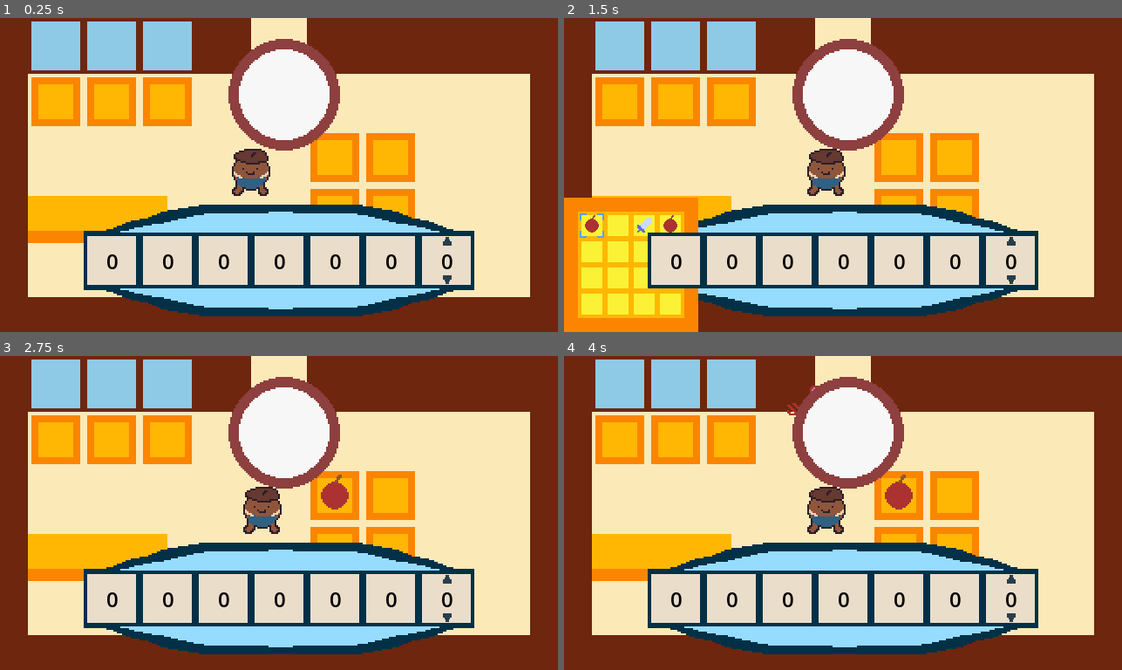
Above: before the commit, frames 1-4 (two rows, left to right).
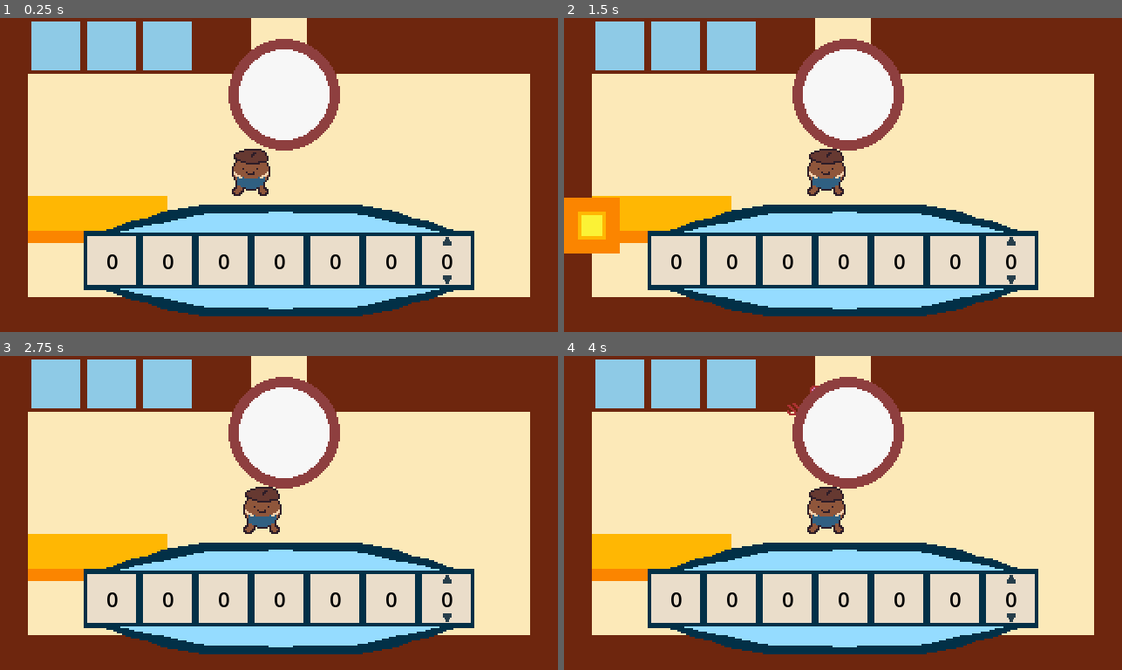
Above: after the commit, the same moments.

Repository: MatthewMa929/The-Devil-s-Shopkeeper
Game: Godot game, scene res://Game/main.tscn
Same seed, same stepped clock (60 frames per second), same inputs: the game is played once before the commit and once after it.
Inputs:
- Up to frame 1 (0.25 s): no input
- Up to frame 2 (1.5 s): tap Enter at 0.5 s; hold D (Right) 0.53-1.28 s; tap P (Change State) at 0.6 s; tap Space (Continue) at 1.25, 1.35 s; hold Shift (Back) from 1.28 s (still down)
- Up to frame 3 (2.75 s): tap Space (Continue) at 2 s; release Shift (Back) at 2.03 s; hold D (Right) from 2.03 s (still down); tap P (Change State) at 2.1 s
- Up to frame 4 (4 s): tap Space (Continue) at 2.75, 2.85, 3.5 s; release D (Right) at 2.78 s; hold W (Up) 2.78-3.53 s; hold A (Left) from 3.53 s (still down); tap P (Change State) at 3.6 s

The runs differ from the first frame. In frame 1, 7.8% of the frame differs, in the area x 5-75%, y 18-64%; in frame 2, 15%, in the area x 0-75%, y 18-100%; in frame 3, 7.8%; in frame 4, 7.8%.
Error after the commit: Parse Error: Identifier "customer_arr" not declared in the current scope. (res://Game/shop_inventory.gd:152)

Commit message:
More rarity system

Diff:
--- a/Game/global.gd
+++ b/Game/global.gd
@@ -12,6 +12,7 @@
 var stand_arr = []
 var stand_pos_arr = []
 var stand_floor_arr = []
+var sold_dict = {}
 
 func _process(delta):
 	if Input.is_action_just_pressed("Change State"):
--- a/Game/shop_inventory.gd
+++ b/Game/shop_inventory.gd
@@ -19,6 +19,7 @@
 signal display_item(item)
 
 var selected_stand = null
+var shopping_list = []
 var select_num = 0
 
 func inputs(delta):
@@ -132,6 +133,28 @@
 	print(new_item_lst, self)
 	return new_item_lst
 
+func create_shopping_list(customer_arr): #For random stand items, each customer takes a chance at buying it, wallet first, rarity 2nd
+	var stand_items = get_stand_items()
+	var highlighted = []
+	for a in range(0, 3):
+		highlighted.append(stand_arr[a].item)
+	for i in range(customer_arr.size()):
+		if rng.randi_range(0, 2): #Determines if the customer is a buyer
+			for j in range(stand_items.size()): #For each item in stand,
+				var prob = rng.randf_range(0, 1)
+				if prob < calc_item_buy_chance(stand_items[j], customer_arr[i], highlighted):
+					shopping_list.append(j)
+					print(stand_items[j])
+					continue
+
+func calc_item_buy_chance(item, customer, highlighted):
+	var start_chance = 0.7
+	var mult = customer_arr[i].npc_res.status*4
+	var wallet = rng.randi_range(1 + mult, 4 + mult)*150
+	if item.cost >= wallet*1.2:
+		return 0
+	return start_chance/item.rarity
+
 func _on_map_manager_set_up_done(pos_arr, floor_arr):
 	stand_pos_arr = pos_arr
 
@@ -139,10 +162,5 @@
 	Global.state = "INVENTORY"
 	selected_stand = collided
 
-func _on_npc_manager_request_items(customer):
-	customer.shopping_list = random_item_lst() #NEEDS CHANGING
-	var same_lst = cmp_item_arrs(customer.shopping_list, get_item_resouce_arr(get_stand_items()))[0]
-	if same_lst.size() > 0:
-		var rand_ind = rng.randi_range(0, same_lst.size()-1)
-		emit_signal("display_item", same_lst[rand_ind])
-		print(same_lst)
+func _on_npc_manager_request_items(customer_arr):
+	create_shopping_list(customer_arr)
--- a/Items/Apple.tres
+++ b/Items/Apple.tres
@@ -8,4 +8,5 @@
 name = "Apple"
 texture = ExtResource("2_iij0y")
 type = Array[String](["Food"])
+rarity = 1
 cost = 10
--- a/Items/ItemScript/Item.gd
+++ b/Items/ItemScript/Item.gd
@@ -5,4 +5,5 @@
 @export var name:String
 @export var texture:Texture
 @export var type:Array[String] = ["NULL"]
+@export_enum("NULL", "Common", "Rare", "Epic")  var rarity:int
 @export var cost:int = 10
--- a/Items/Sword.tres
+++ b/Items/Sword.tres
@@ -8,4 +8,5 @@
 name = "Sword"
 texture = ExtResource("2_x0qnq")
 type = Array[String](["Weapon"])
+rarity = 2
 cost = 20
--- a/NPCs/Customers/Devil.tres
+++ b/NPCs/Customers/Devil.tres
@@ -1,5 +1,6 @@
-[gd_resource type="Resource" script_class="Customer" load_steps=3 format=3 uid="uid://cf6du3r3gc8j4"]
+[gd_resource type="Resource" script_class="Customer" load_steps=4 format=3 uid="uid://cf6du3r3gc8j4"]
 
+[ext_resource type="Resource" uid="uid://bcipwcpke05fv" path="res://Items/Apple.tres" id="1_o8ued"]
 [ext_resource type="Script" path="res://NPCs/cust.gd" id="1_pyod5"]
 [ext_resource type="Texture2D" uid="uid://dbl5gk450dxs4" path="res://Sprites/Devil.png" id="2_02xw5"]
 
@@ -7,5 +8,5 @@
 script = ExtResource("1_pyod5")
 name = "Devil"
 texture = ExtResource("2_02xw5")
-wallet = 10
-shopping_list = []
+preferred_items = Array[Resource("res://Items/ItemScript/Item.gd")]([ExtResource("1_o8ued")])
+status = 0
--- a/NPCs/Customers/NullNPC.tres
+++ b/NPCs/Customers/NullNPC.tres
@@ -6,4 +6,3 @@
 script = ExtResource("1_spled")
 name = "NullNPC"
 wallet = 0
-shopping_list = []
--- a/NPCs/cust.gd
+++ b/NPCs/cust.gd
@@ -4,5 +4,5 @@
 
 @export var name:String
 @export var texture:Texture
-@export var wallet:int
-@export var shopping_list:Array
+@export var preferred_items:Array[Item]
+@export_enum("Villager", "Middle", "Noble") var status:int
--- a/NPCs/npc_manager.gd
+++ b/NPCs/npc_manager.gd
@@ -6,24 +6,25 @@
 
 @onready var resource_preloader = $ResourcePreloader
 var npc = preload("res://NPCs/npc.tscn")
-var max_customer_amt = 1
+var max_customer_amt = 5
 var customer_amt = 0
 var spawn_pos = Vector2(144, 32) #-32
 var walkable_arr = []
 var stand_pos_arr = []
 
-signal request_items(customer)
+signal request_items(customer_arr)
 
 func _process(delta):
-	if Global.state == "SELL":
+	if Global.state == "SELL" && customer_arr.size() < max_customer_amt:
 		fill_customer_arr() #CHANGE
 
 func set_up():
 	Global.nullNPC = resource_preloader.get_resource("NullNPC")
 
 func fill_customer_arr():
-	if customer_arr.size() < max_customer_amt:
-		spawn_npc(resource_preloader.get_resource("Devil"))
+	spawn_npc(resource_preloader.get_resource("Devil"))
+	if customer_arr.size() >= max_customer_amt:
+		emit_signal("request_items", customer_arr)
 
 func spawn_npc(npc_res):
 	var new_npc = npc.instantiate()
@@ -32,7 +33,6 @@
 	customer_arr.append(new_npc)
 	print(new_npc)
 	add_child(new_npc)
-	emit_signal("request_items", new_npc.npc_res)
 
 func _on_map_manager_set_up_done(pos_arr, floor_arr):
 	pass
